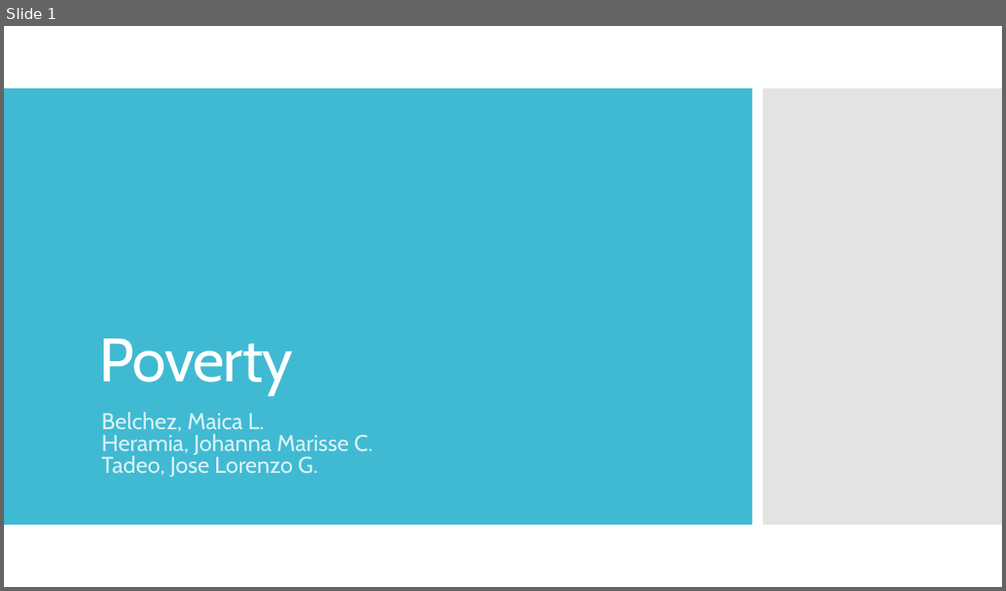
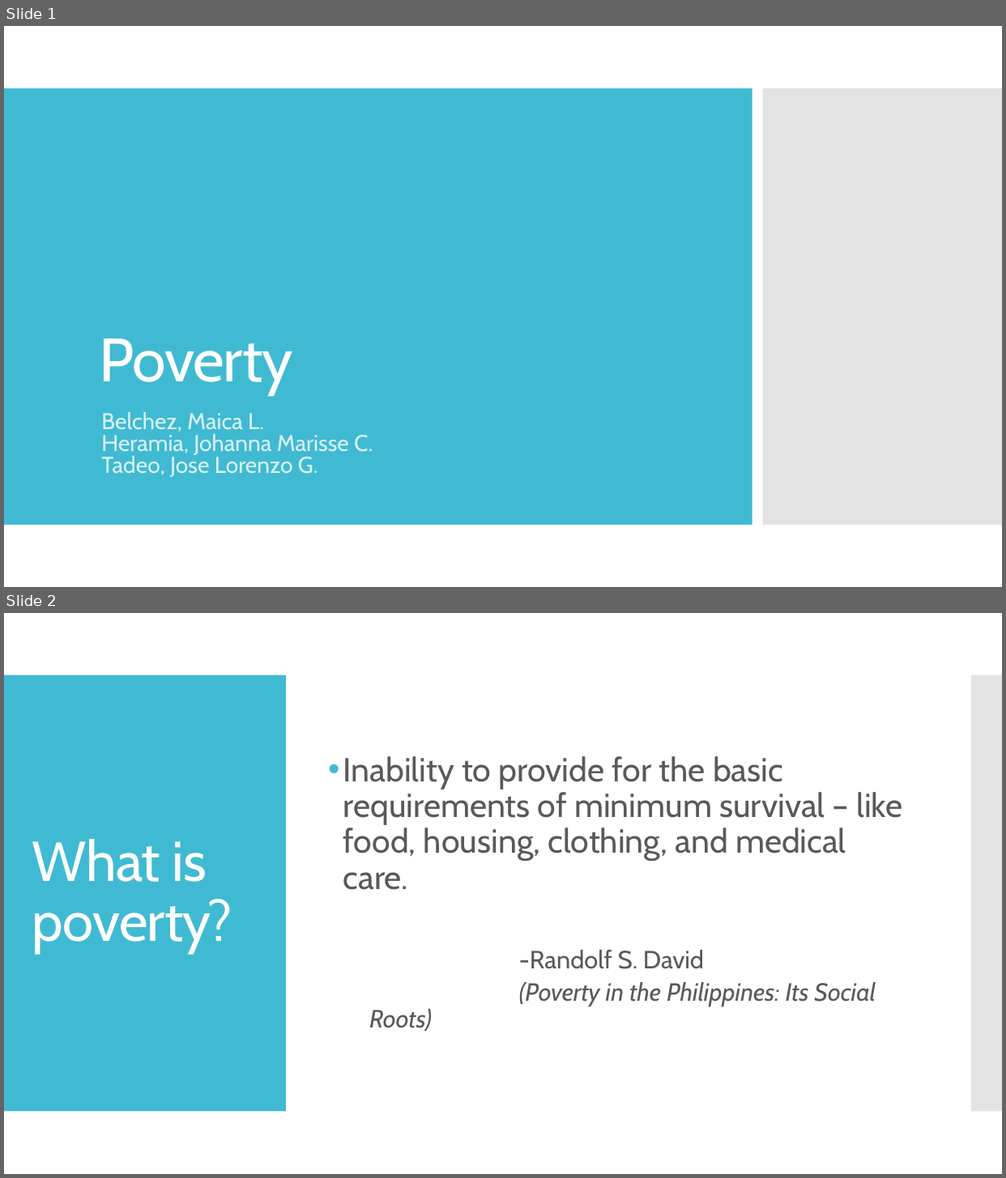
Before and after one commit to jcheramia7/IBMDESC-Poverty, a slide deck: Documentation/FinalPresentation.pptx. Shown one above the other, each under a label of ours: slide 1 before the commit, slides 1 and 2 after it. The pictures are 1006x591 and 1006x1178 pixels, drawn with LibreOffice and Linux fonts; fonts in the diff are those of the drawing. Boxes give left, top, right and bottom in pixels: in the first picture for what was removed or moved away, otherwise in the second. Text is boxed around its words. In the diff, an @@ line names an element or a change of style, - is before the commit and + after.

```diff
--- a/Documentation/FinalPresentation.pptx
+++ b/Documentation/FinalPresentation.pptx
@@ slide 2 added at box(4, 613, 1002, 1174), background #FFFFFF @@
@@ rectangle added at box(4, 675, 286, 1112), fill #40BAD2 @@
@@ rectangle added at box(971, 675, 1002, 1112), fill #C8C8C8 at 50% opacity @@
@@ text added at box(343, 756, 903, 1007), 32 pt, text #595959 @@
+• Inability to provide for the basic requirements of minimum survival – like food, housing, clothing, and medical care.
+  -Randolf S. David
+  (Poverty in the Philippines: Its Social Roots)
@@ title added at box(32, 839, 232, 954), 54 pt, text #FFFFFF @@
+What is poverty?
```
Also in this commit, not shown: 1 slide changed, 4 other slides added, 2 slides removed.
